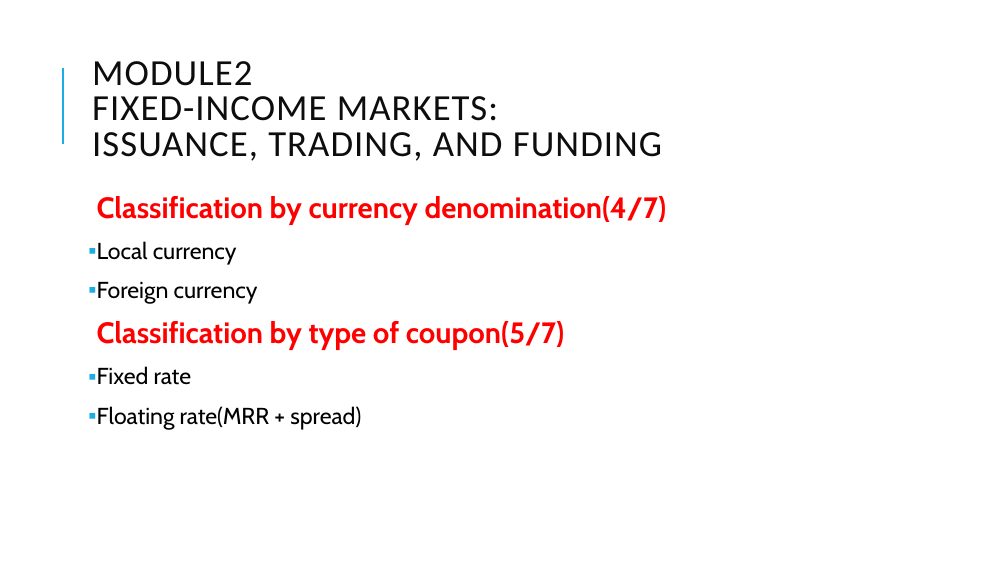
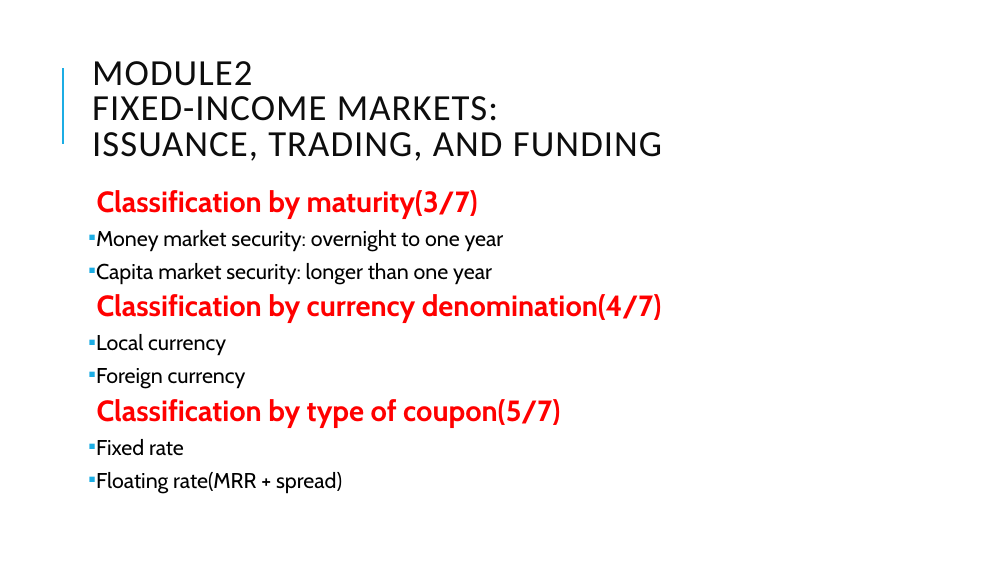
Before and after one commit to Isco0530/data, a slide deck: slide 57 of Fixed Income.pptx (slide 58 before the commit). Drawn at 1008x567 pixels with LibreOffice and Linux fonts; fonts in the diff are those of the drawing. Boxes give left, top, right and bottom in pixels: in the first picture for what was removed or moved away, otherwise in the second. Text is boxed around its words. In the diff, an @@ line names an element or a change of style, - is before the commit and + after.

```diff
--- a/Fixed Income.pptx
+++ b/Fixed Income.pptx
@@ text at [96, 190, 504, 284]: paragraphs added @@
+  Classification by maturity(3/7)
+▪ Money market security: overnight to one year
+▪ Capita market security: longer than one year
@@ text at [96, 294, 662, 493]: size 28 to 27.8 pt in "Classification by currency denomination(4/7)", "Classification by type of coupon(5/7)"; size 22 to 20.4 pt in "Local currency", "Foreign currency", "Fixed rate", "Floating rate(MRR + spread)"; line spacing 0.9 to 0.7 @@
```
Also in this commit, not shown: 2 other slides changed, 2 slides added, 1 slide removed.
